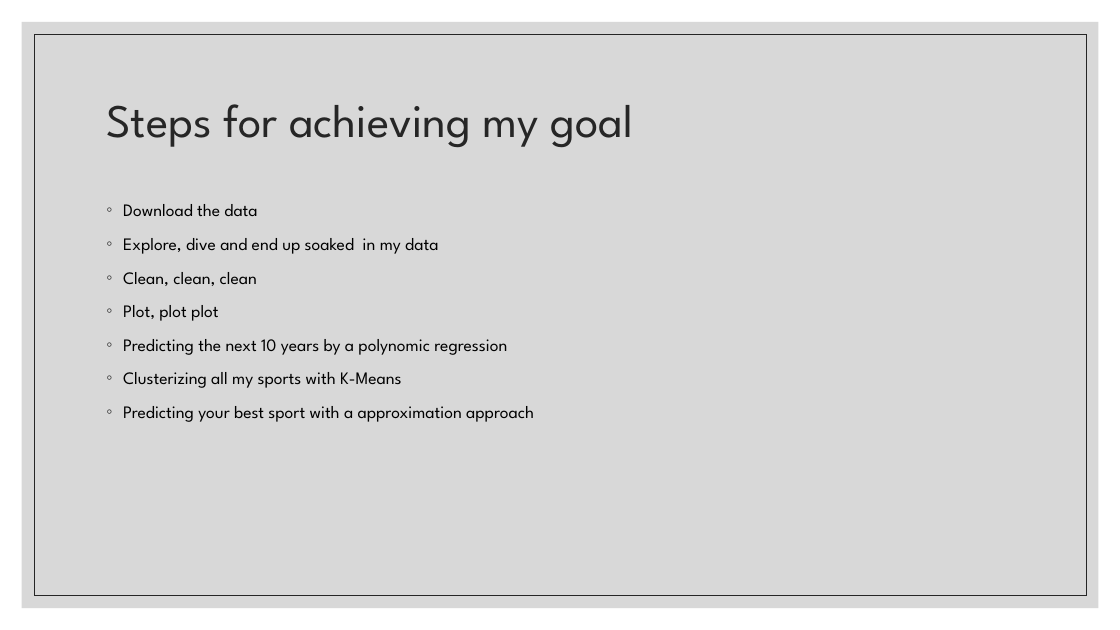
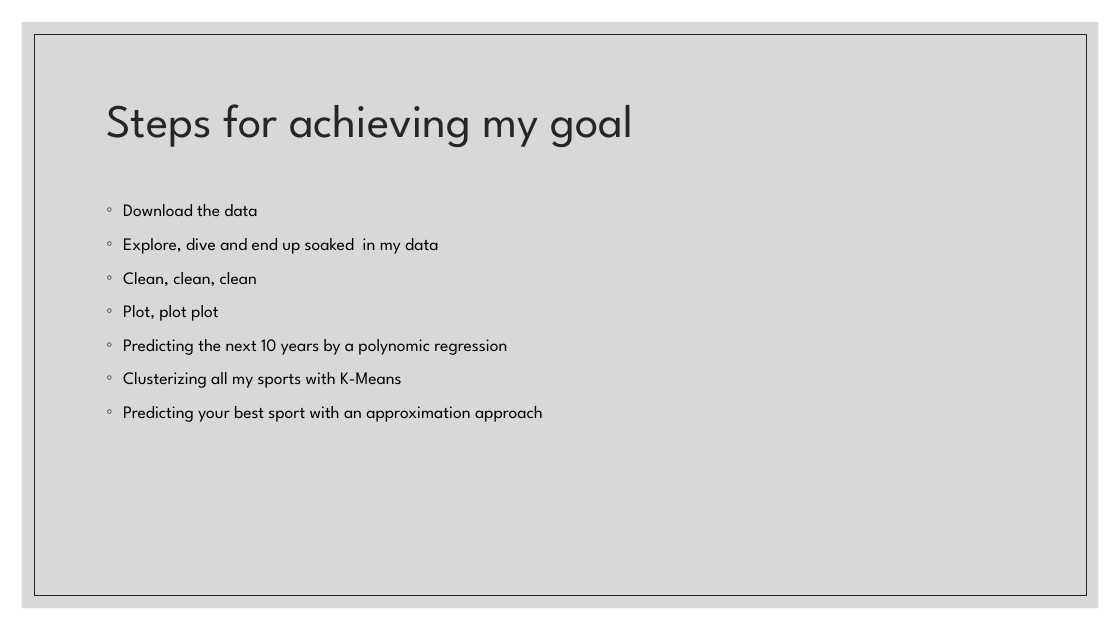
Before and after one commit to Jorge-Solana/Economical_Sports_Hisotry_and_Best_suitable_sport, a slide deck: slide 14 of Slide_Show/The Story of Sports.pptx. Drawn at 1120x630 pixels with LibreOffice and Linux fonts; fonts in the diff are those of the drawing. Boxes give left, top, right and bottom in pixels: in the first picture for what was removed or moved away, otherwise in the second. Text is boxed around its words. In the diff, an @@ line names an element or a change of style, - is before the commit and + after.

```diff
--- a/Slide_Show/The Story of Sports.pptx
+++ b/Slide_Show/The Story of Sports.pptx
@@ text at bbox=[123, 406, 543, 422]: text changed @@
-◦ Predicting your best sport with a approximation approach
+◦ Predicting your best sport with an approximation approach
```
Also in this commit, not shown: 2 other slides changed, 1 other file.
